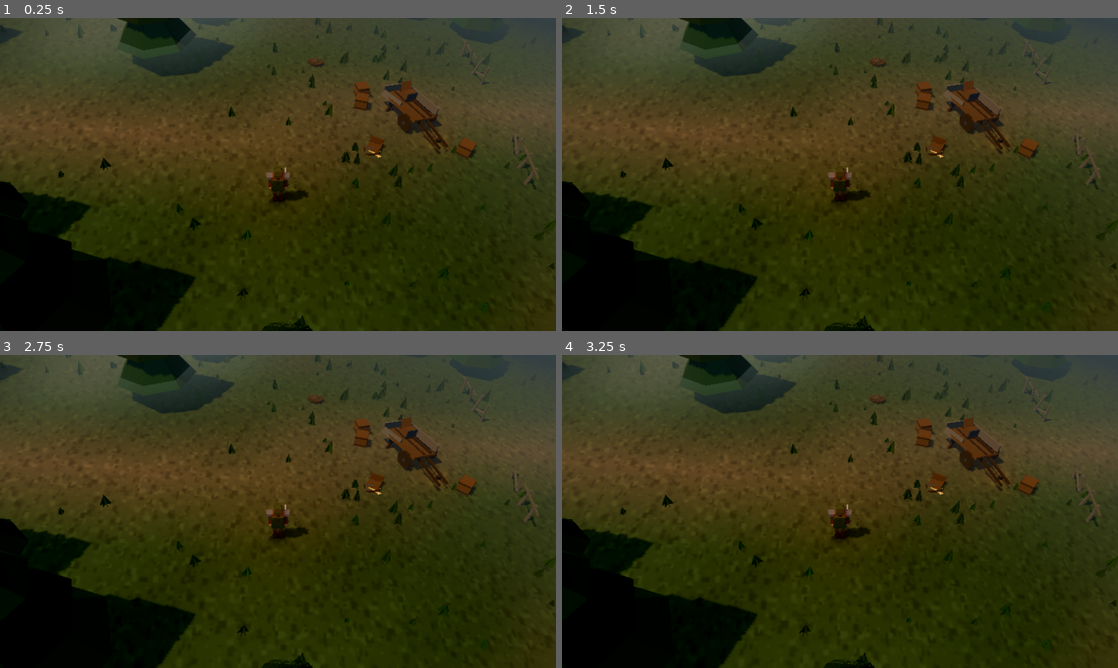
Above: before the commit, frames 1-4 (two rows, left to right).
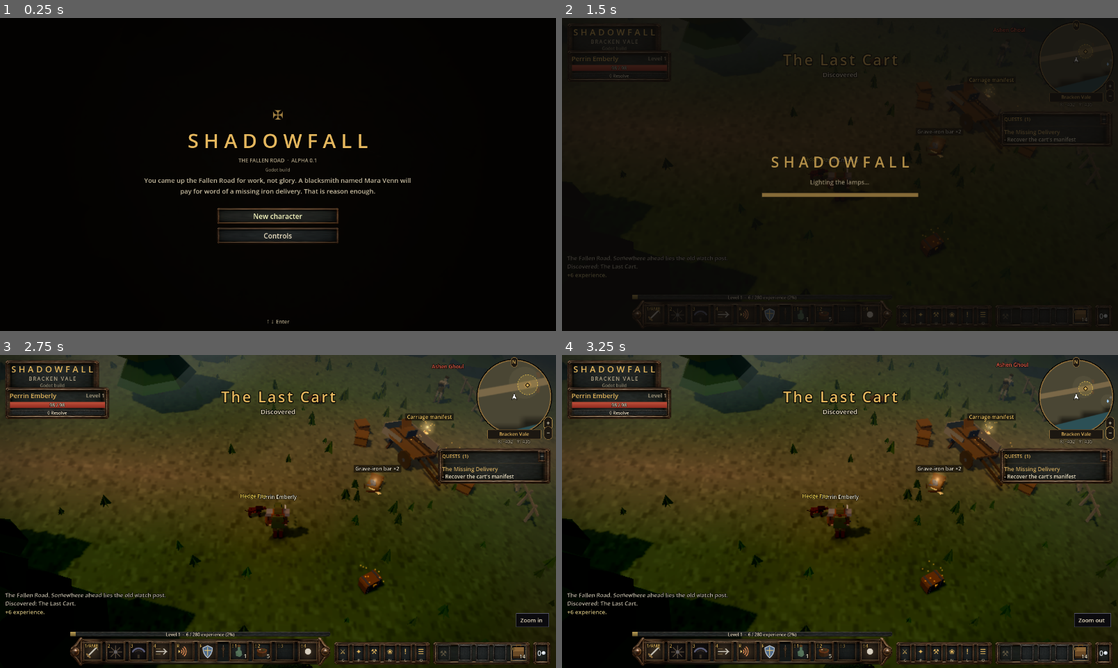
Above: after the commit, the same moments.

Repository: DWEBB-GIT/Shadowfell
Game: Godot game, scene res://game/main.tscn
Two runs of this game, one before a commit and one after it. Both use one fixed random seed, a clock stepped at 60 frames per second and the inputs below.
Inputs (mouse positions are in pixels of both pictures, inside the frame that each line leads up to):
- Up to frame 1 (0.25 s): no input
- Up to frame 2 (1.5 s): click (840, 215) at 0.5 s, where only the run after the commit has a clickable "New character"; click (928, 290) at 1.25 s, where only the run after the commit has a clickable "Create and enter"
- Up to frame 3 (2.75 s): click (550, 423) at 2 s, where only the run after the commit has a clickable "+"
- Up to frame 4 (3.25 s): click (1112, 433) at 2.75 s, where only the run after the commit has a clickable "−"

The runs differ from the first frame. In frame 1, 88% of the frame differs, in the area x 0-100%, y 0-100%; in frame 2, 81%; in frame 3, 15%; in frame 4, 15%.
Error before the commit: Parse Error: Cannot infer the type of "key" variable because the value doesn't have a set type. (res://game/ui/quest_ui.gd:325)

Commit message:
Fix quest log compile error: type inferred from untyped values
Co-Authored-By: Claude Opus 5.5 <noreply@anthropic.com>
Claude-Session: https://claude.ai/code/session_01MDmS8v2FxdVci7Wv7nxkeH

Diff:
--- a/game/ui/quest_ui.gd
+++ b/game/ui/quest_ui.gd
@@ -322,7 +322,7 @@
 	var by := {}
 	for id in game.quests.active:
 		var z := Quests.zone(id)
-		var key := ("d:" if z.dungeon else "z:") + z.name
+		var key: String = ("d:" if z.dungeon else "z:") + str(z.name)
 		if not by.has(key):
 			by[key] = {"name": z.name, "dungeon": z.dungeon, "ids": []}
 		by[key].ids.append(id)
@@ -410,8 +410,8 @@
 	# the details
 	UI.clear(log_detail)
 	UI.clear(log_actions)
-	var id = selected
-	if id == null or not act.has(id):
+	var sel_id = selected
+	if sel_id == null or not act.has(sel_id):
 		var text := ""
 		if not ql.done.is_empty():
 			text = _sub("Completed")
@@ -419,8 +419,8 @@
 				text += "[font_size=12][color=#9a8f78]%s[/color][/font_size]\n" % UI.esc(DB.quests[d].name)
 		UI.set_rich(UI.rich(log_detail, 13, detail_w), text)
 	else:
-		UI.set_rich(UI.rich(log_detail, 13, detail_w), _details(id))
-		_log_buttons(id)
+		UI.set_rich(UI.rich(log_detail, 13, detail_w), _details(sel_id))
+		_log_buttons(sel_id)
 	log_hint.text = "Up/down: choose   A: show the way   X: track (up to %d)   Y: abandon   B: close" % Quests.MAX_TRACKED if hud.pad_mode else "Tracked quests (up to %d) show under the map; click one there to be shown the way. L or Esc closes." % Quests.MAX_TRACKED
 	layout()
 	if chosen_button != null:
@@ -459,7 +459,7 @@
 	var s: String = ql.status(id)
 	var lv := Quests.levels(id)
 	var z := Quests.zone(id)
-	var danger := lv.y - game.progression.level
+	var danger: int = lv.y - int(game.progression.level)
 	var note := "  [color=#ff4a3a](dangerous at your level)[/color]" if danger >= 5 else ("  [color=#ff9a40](hard at your level)[/color]" if danger >= 3 else "")
 	var text := "[font_size=18][color=#e6b85e]%s[/color][/font_size]\n" % UI.esc(q.name)
 	text += "[font_size=12][color=%s]%s[/color]  [color=#9a8f78]·  %s%s[/color]%s[/font_size]\n\n" % [UI.hex(_level_colour(lv)), level_text(lv).replace("Lv", "Level"), "Dungeon: " if z.dungeon else "", UI.esc(z.name), note]
